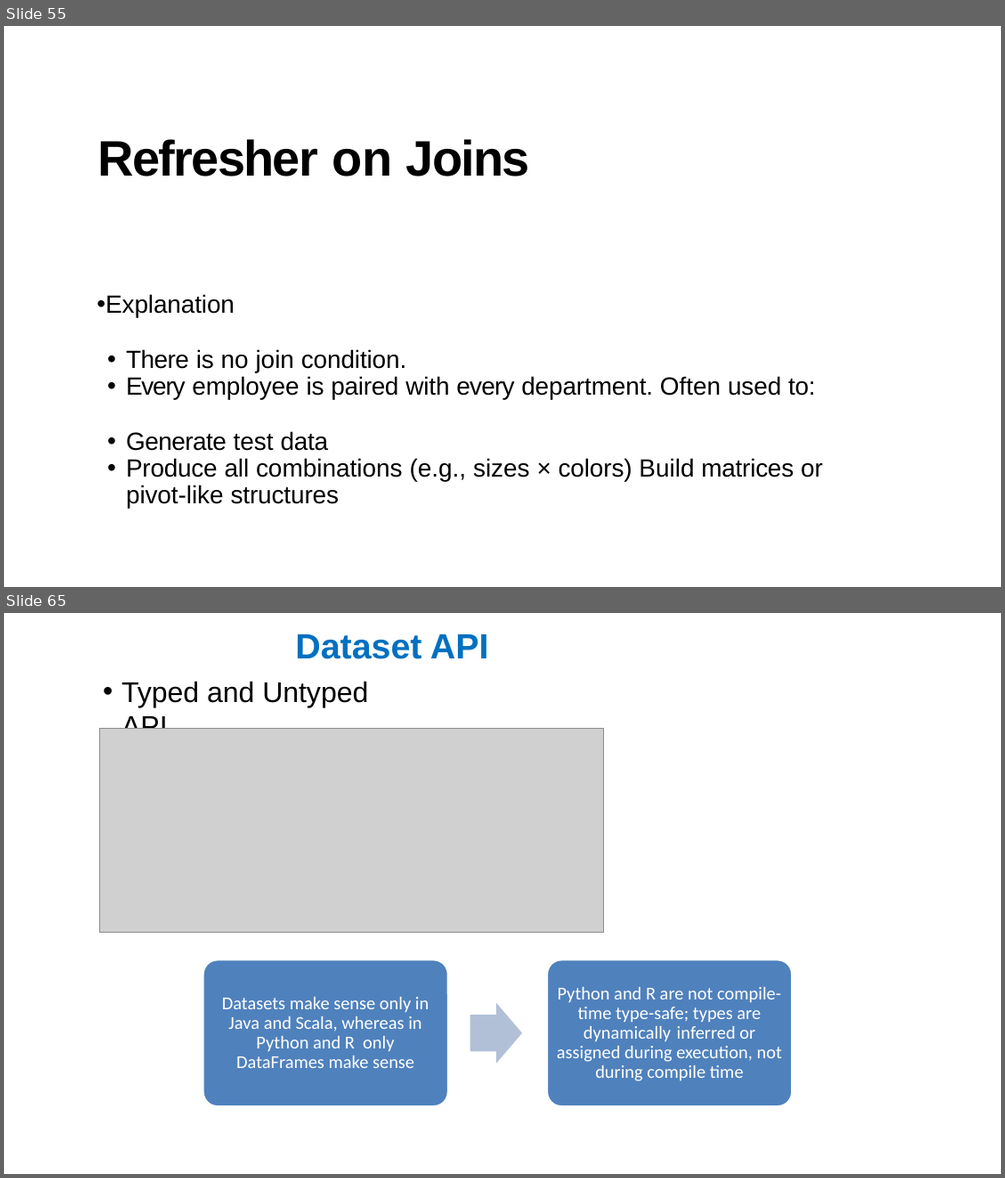
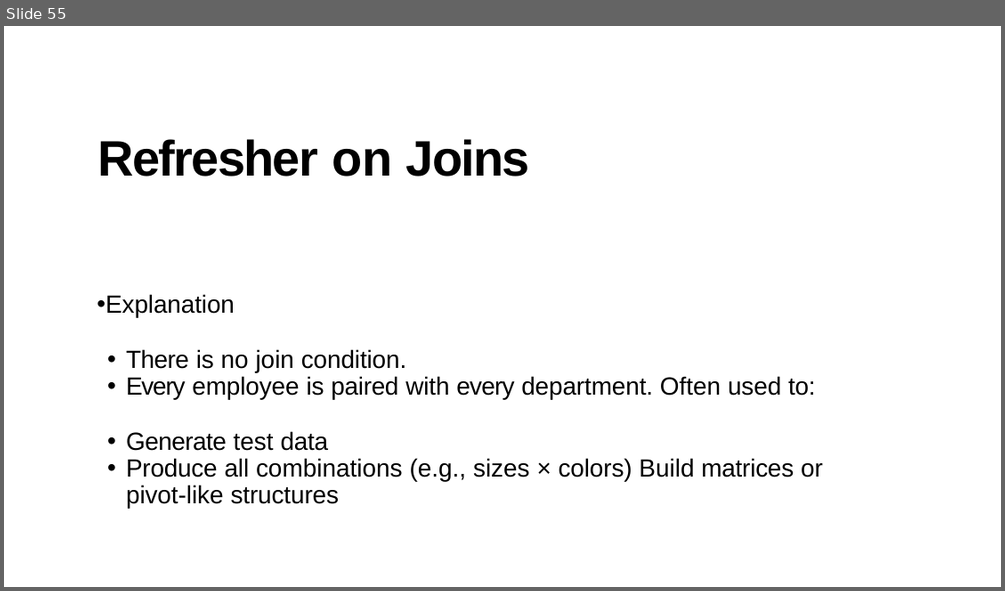
Before and after one commit to zhangyu027/UCI_Hadoop_Apache_Airflow, a slide deck: 02_Slides/M6_SparkSQL.pptx. Shown one above the other, each under a label of ours: slides 55 and 65 before the commit, slide 55 after it; the slides between them are not shown. The pictures are 1005x1178 and 1005x591 pixels, drawn with LibreOffice and Linux fonts; fonts in the diff are those of the drawing; grey boxes stand for pictures. Boxes give left, top, right and bottom in pixels: in the first picture for what was removed or moved away, otherwise in the second. Text is boxed around its words. In the diff, an @@ line names an element or a change of style, - is before the commit and + after.

```diff
--- a/02_Slides/M6_SparkSQL.pptx
+++ b/02_Slides/M6_SparkSQL.pptx
@@ slide 65 removed at box(4, 613, 1001, 1174), background #FFFFFF @@
@@ title removed at box(295, 634, 489, 659) @@
-Dataset API
@@ text removed at box(121, 681, 368, 729) @@
-• Typed and Untyped API
@@ picture removed at box(100, 728, 604, 933) @@
@@ group removed at box(202, 959, 792, 1107): 2 rounded rectangles, 2 texts, 1 right arrow @@
-Datasets make sense only in Java and Scala, whereas in Python and R only DataFrames make sense
-Python and R are not compile-time type-safe; types are dynamically inferred or assigned during execution, not during compile time
```
Also in this commit, not shown: 7 slides changed, 20 other slides removed, 10 other files.
